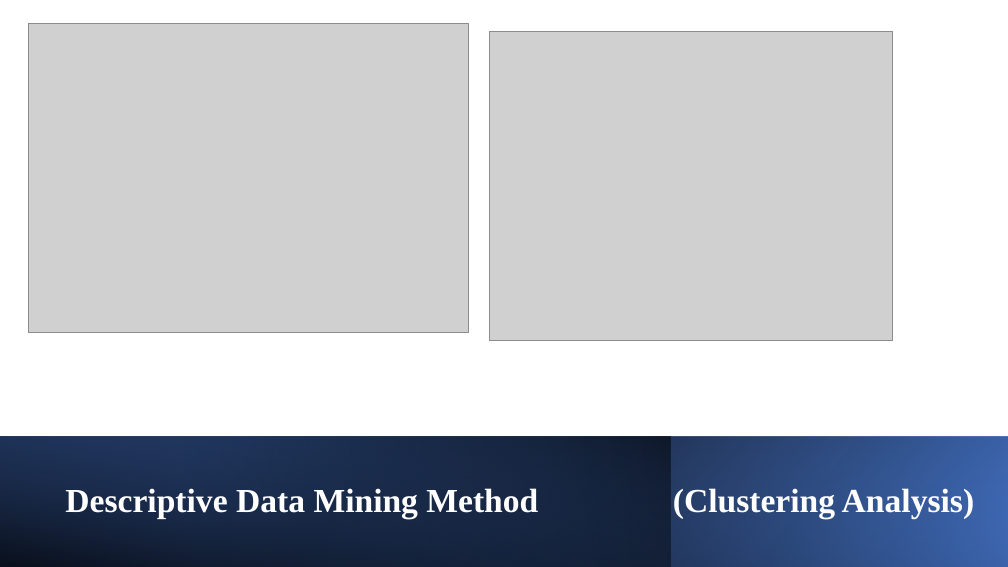
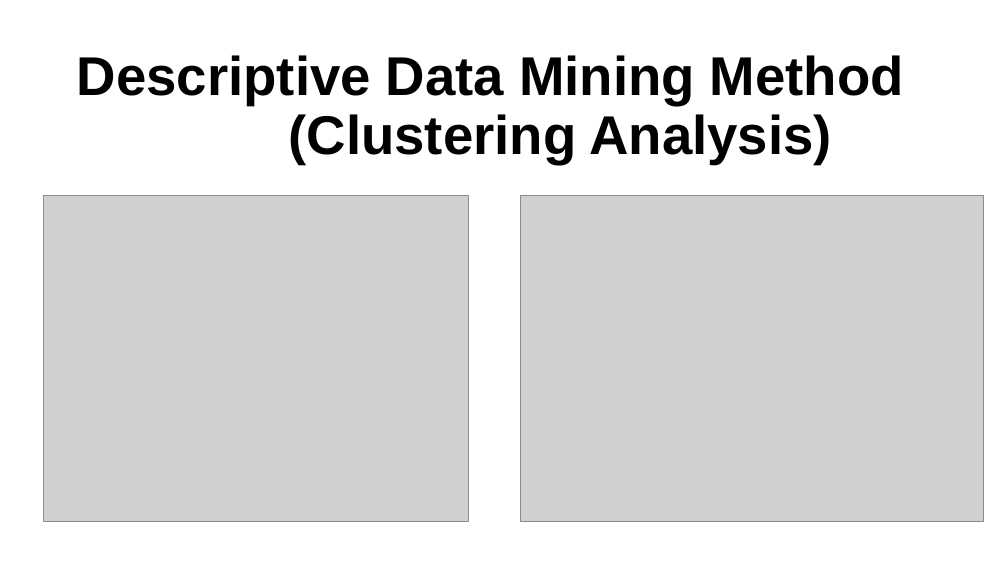
Before and after one commit to toyosi11/0.ProjectDataMiningFall2023, a slide deck: slide 10 of 10.05.2023.Data_Descriptive_Presentation.pptx. Drawn at 1008x567 pixels with LibreOffice and Linux fonts; fonts in the diff are those of the drawing; grey boxes stand for pictures. Boxes give left, top, right and bottom in pixels: in the first picture for what was removed or moved away, otherwise in the second. Text is boxed around its words. In the diff, an @@ line names an element or a change of style, - is before the commit and + after.

```diff
--- a/10.05.2023.Data_Descriptive_Presentation.pptx
+++ b/10.05.2023.Data_Descriptive_Presentation.pptx
@@ title "Descriptive Data Mining Method (Clustering ...": place and size @@
-title "Descriptive Data Mining Method (Clustering ..." at (65, 488, 974, 519)
+title "Descriptive Data Mining Method (Clustering ..." at (77, 55, 904, 164)
@@ title "Descriptive Data Mining Method (Clustering ..." at (77, 55, 904, 164): size 32 to 52 pt, font Times New Roman to Arial, text colour #FFFFFF to #000000 @@
@@ picture: place and size @@
-picture at (489, 31, 893, 340)
+picture at (44, 196, 468, 522)
@@ picture: place and size @@
-picture at (28, 23, 468, 332)
+picture at (520, 196, 984, 522)
@@ rectangle removed at (0, 437, 1008, 567) @@
@@ rectangle removed at (0, 437, 671, 567) @@
@@ rectangle removed at (0, 437, 1008, 567) @@
```
Also in this commit, not shown: 11 other slides changed, 2 other files.
